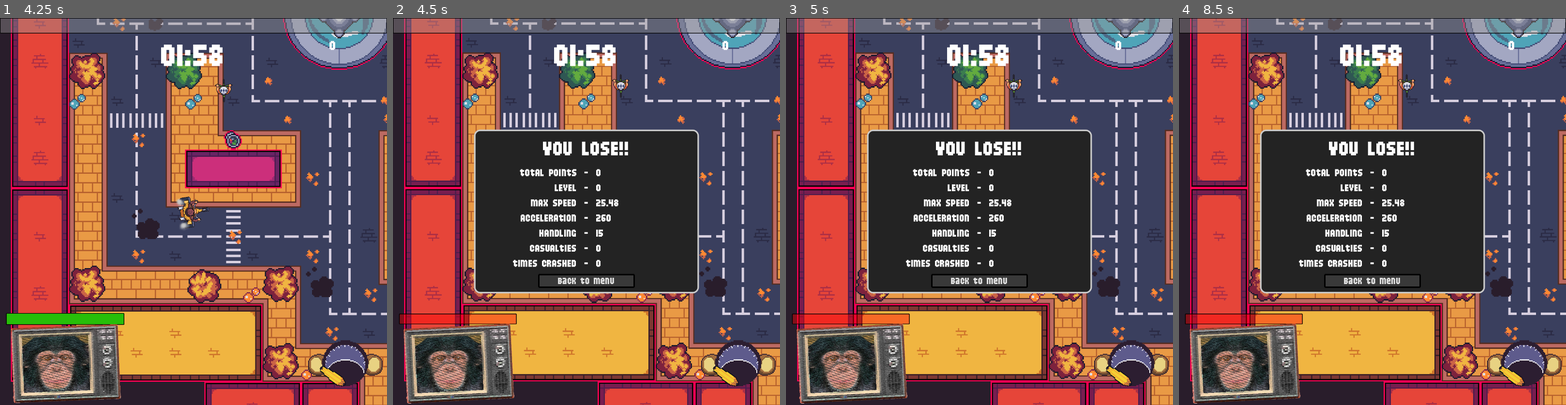
Above: before the commit, frames 1-4 (left to right).
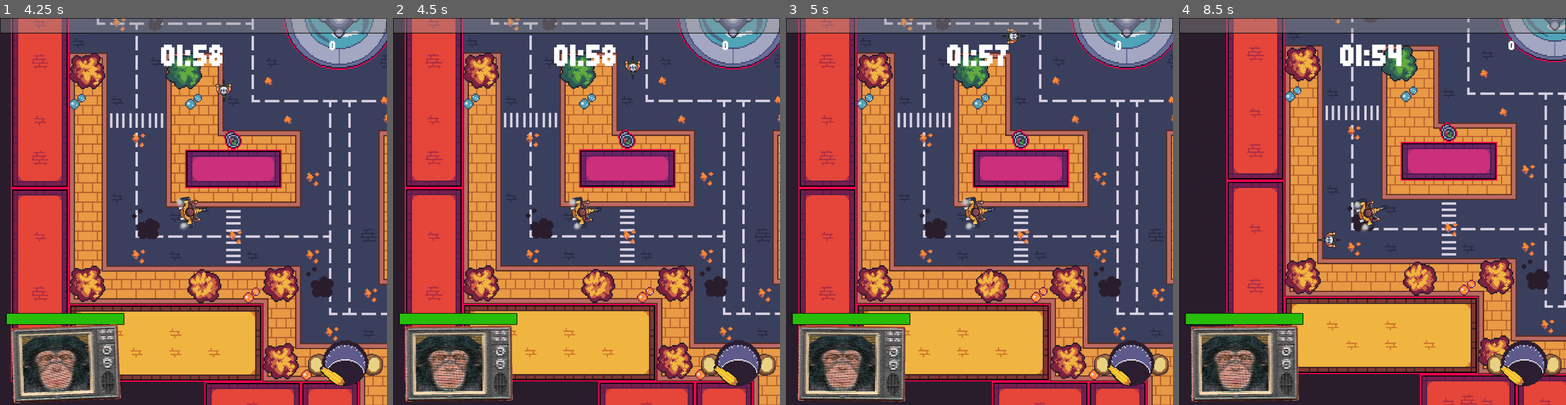
Above: after the commit, the same moments.

Repository: freesstylers/GoofyAhhCar
Game: Godot game, scene res://Assets/Prefabs/SceneManager/SceneManager.tscn
The game is run twice, just before and just after one commit, with the same random seed, the same clock (stepped at 60 frames per second) and the same inputs. This scene is started directly instead of the project's main scene.
Inputs:
- Up to frame 1 (4.25 s): click "Play" at 0.5 s; click "Play" at 1.25 s; hold D (right) 2.03-2.78 s; tap E (horny) at 2.1, 2.85, 3.6 s; hold S (back) 2.78-3.53 s; hold D (right) from 3.53 s (still down)
- Up to frame 2 (4.5 s): release D (right) at 4.28 s; hold Space (Accelerate) from 4.28 s (still down); tap E (horny) at 4.35 s
- Up to frame 3 (5 s): keep holding Space (Accelerate)
- Up to frame 4 (8.5 s): release Space (Accelerate) at 5.03 s; hold A (left) 5.03-6.53 s; tap E (horny) every 0.75 s from 5.1 to 8.1 s; hold S (back) 6.53-7.28 s; hold D (right) 7.28-8.03 s; hold Space (Accelerate) from 8.03 s (still down)

Frame 1 is identical in both runs. In frame 2, 34% of the frame differs, in the area x 1-100%, y 0-100%; in frame 3, 38%; in frame 4, 67%.

Commit message:
my final commit

Diff:
--- a/clusy-cart/Assets/Scripts/Spawner.gd
+++ b/clusy-cart/Assets/Scripts/Spawner.gd
@@ -54,7 +54,7 @@
 
 		var spawned = SpawnableNPC.pick_random().instantiate()
 		var aux = PointsStackers.pick_random().duplicate()
-		Globals.add_child(spawned)
+		self.add_child(spawned)
 		spawned.add_child(aux)
 		spawned.setReady()
 
--- a/clusy-cart/Assets/Scripts/gameUI/GameUIManager.gd
+++ b/clusy-cart/Assets/Scripts/gameUI/GameUIManager.gd
@@ -14,8 +14,8 @@
 
 # Called every frame. 'delta' is the elapsed time since the previous frame.
 func _input(event):
-	if event.is_action_pressed("Accelerate"):
-		Globals.hp_change.emit(-100)
+	#if event.is_action_pressed("Accelerate"):
+		#Globals.hp_change.emit(-100)
 	pass
 
 
Not shown, changed: clusy-cart/Assets/Sound/Music/mainmenu.wav.import
